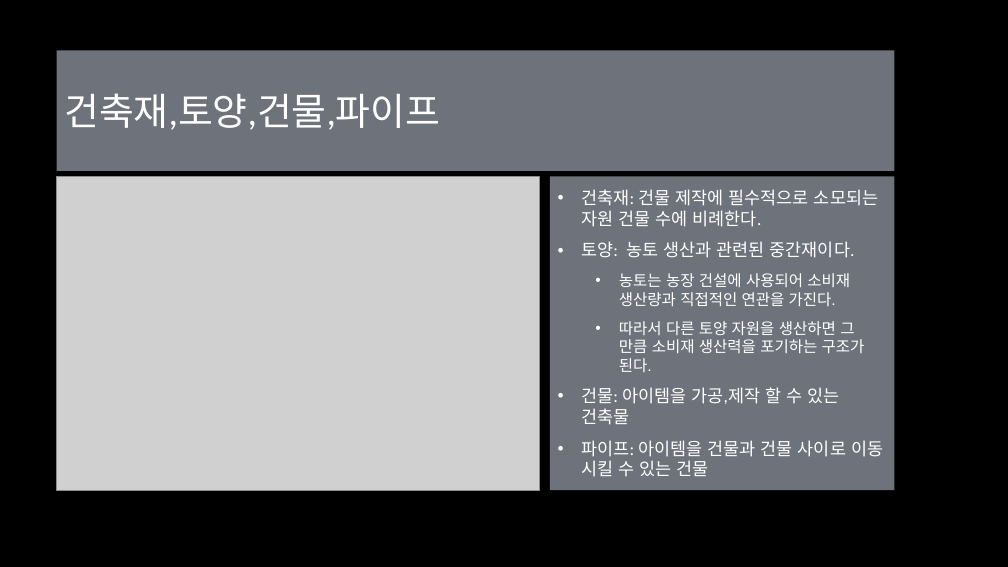
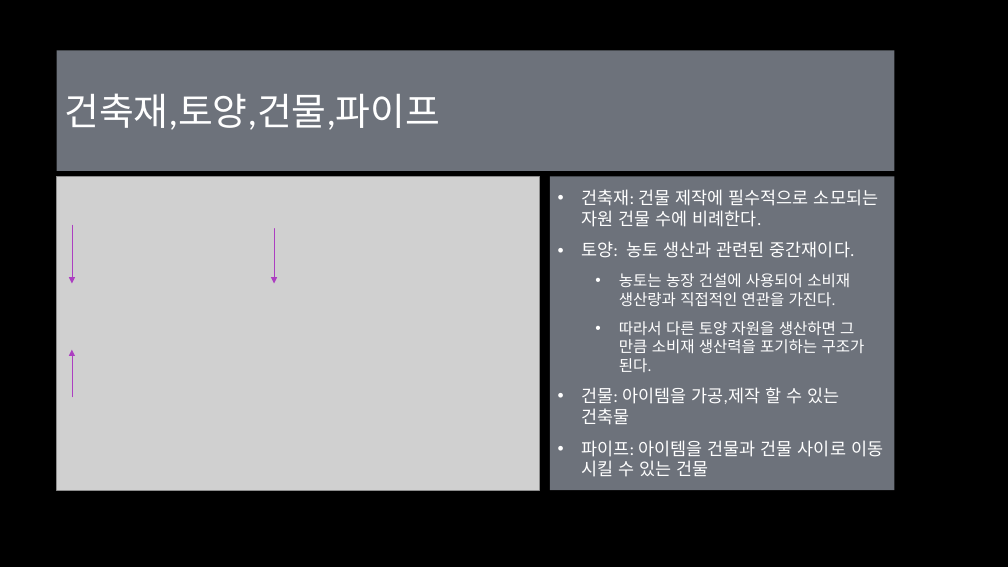
Before and after one commit to Eva-go/Capstone_Project, a slide deck: slide 19 of 문서/마지막 달 조영환,김태현,양영현.pptx. Drawn at 1008x567 pixels with LibreOffice and Linux fonts; fonts in the diff are those of the drawing; grey boxes stand for pictures; background and template pictures are left out. Boxes give left, top, right and bottom in pixels: in the first picture for what was removed or moved away, otherwise in the second. Text is boxed around its words. In the diff, an @@ line names an element or a change of style, - is before the commit and + after.

```diff
--- a/문서/마지막 달 조영환,김태현,양영현.pptx
+++ b/문서/마지막 달 조영환,김태현,양영현.pptx
@@ arrow added from (72, 225) to (72, 284), #AC3EC1 0.75 pt @@
@@ arrow added from (274, 228) to (274, 284), #AC3EC1 0.75 pt @@
@@ arrow added from (72, 397) to (72, 349), #AC3EC1 0.75 pt @@
```
Also in this commit, not shown: 5 other slides changed, 2 slides added, 13 other files.
